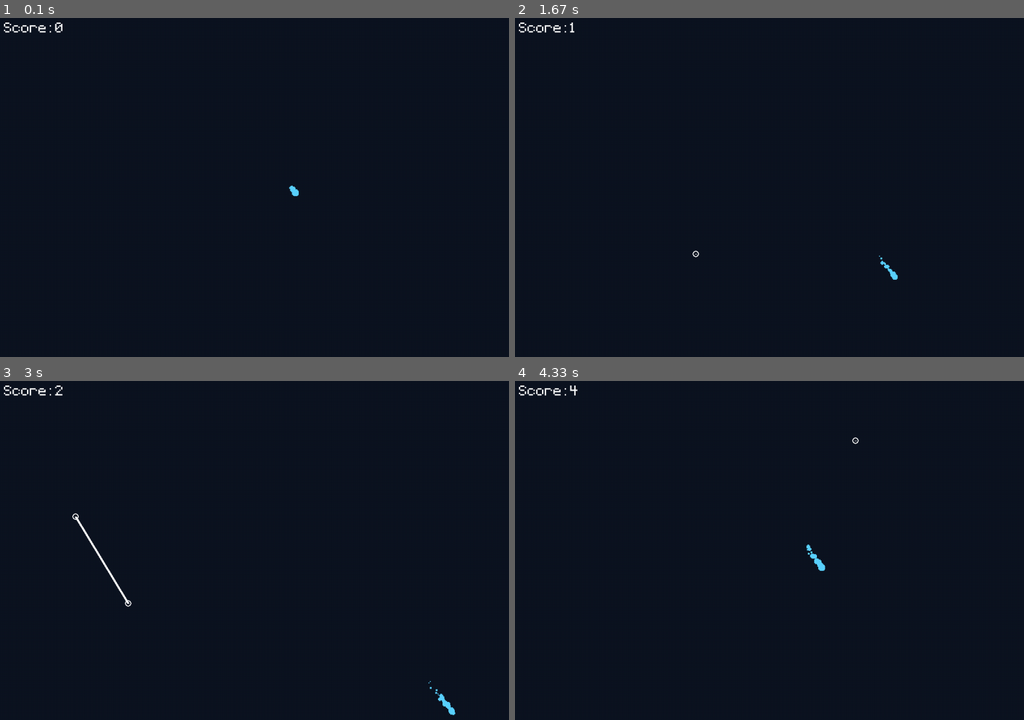
Above: before the commit, frames 1-4 (two rows, left to right).
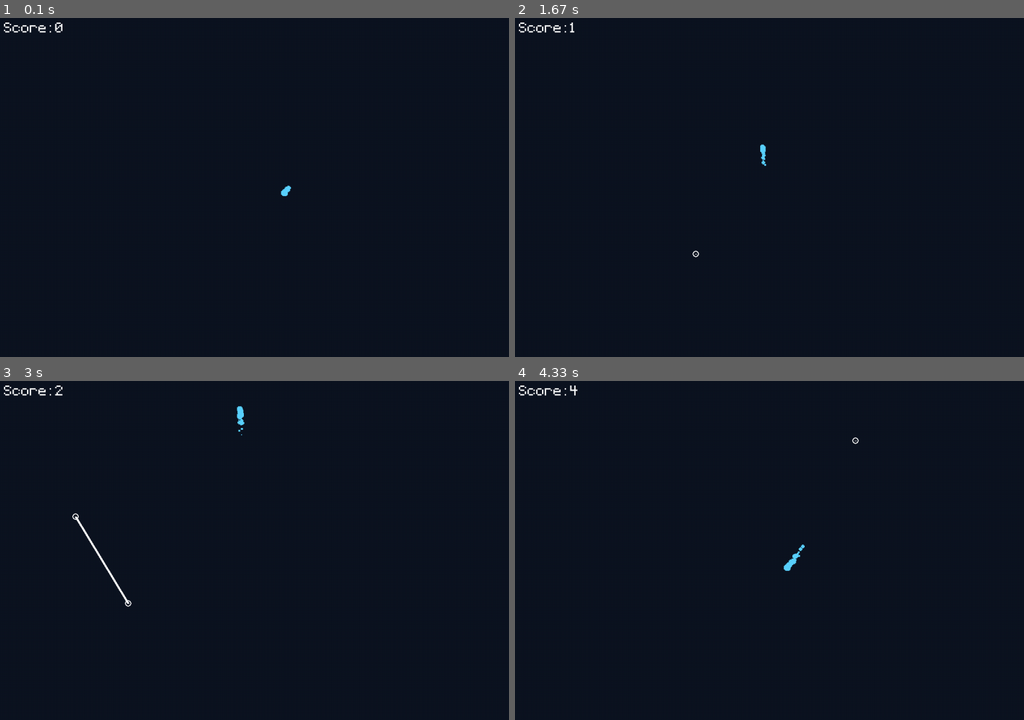
Above: after the commit, the same moments.

Repository: 400cs/CSproject-pygame
Game: pygame game, started from redirection.py
The game is run twice, just before and just after one commit, with the same random seed, the same clock (stepped at 60 frames per second) and the same inputs.
Inputs (mouse positions are in pixels of both pictures, inside the frame that each line leads up to):
- Up to frame 1 (0.1 s): no input
- Up to frame 2 (1.67 s): press the mouse at (667, 190) at 0.37 s; move the mouse to (764, 224) at 0.47 s; release the mouse at (861, 262) at 0.6 s; click (861, 211) at 0.72 s; click (789, 170) at 1.05 s; click (693, 255) at 1.38 s
- Up to frame 3 (3 s): click (468, 543) at 1.72 s; click (127, 601) at 2.05 s; press the mouse at (127, 601) at 2.37 s; move the mouse to (137, 638) at 2.47 s; release the mouse at (152, 675) at 2.6 s; press the mouse at (127, 601) at 2.7 s; move the mouse to (101, 560) at 2.8 s; release the mouse at (76, 516) at 2.93 s
- Up to frame 4 (4.33 s): click (754, 584) at 3.05 s; click (601, 448) at 3.38 s; click (856, 438) at 3.72 s; tap R at 4 s

The runs differ from the first frame. In frame 1, less than 0.1% of the frame differs, in the area x 55-59%, y 49-53%; in frame 2, 0.1%; in frame 3, 0.2%; in frame 4, 0.2%, in the area x 52-61%, y 48-57%.

Commit message:
random ball speed

Diff:
--- a/redirection.py
+++ b/redirection.py
@@ -33,8 +33,9 @@
 player_color = (90, 210, 255)
 bg_color = (13, 20, 33)
 
-ball_speedx = 2
-ball_speedy = 2
+numbers = [-2,2]
+ball_speedx = random.choice(numbers)
+ball_speedy = random.choice(numbers)
 
 last_point = [0,0]
 current_line = None
@@ -138,8 +139,8 @@
                     last_point = [screen.get_width() // 2, screen.get_height()]
                     scroll = 0
                     player_pos = [screen.get_width() // 2, screen.get_height() // 2]
-                    ball_speedx = 2
-                    ball_speedy = 2
+                    ball_speedx = random.choice(numbers)
+                    ball_speedy = random.choice(numbers)
         if event.type == pygame.MOUSEBUTTONDOWN:
             if not buttondown:
                 last_point = [mx, my]
